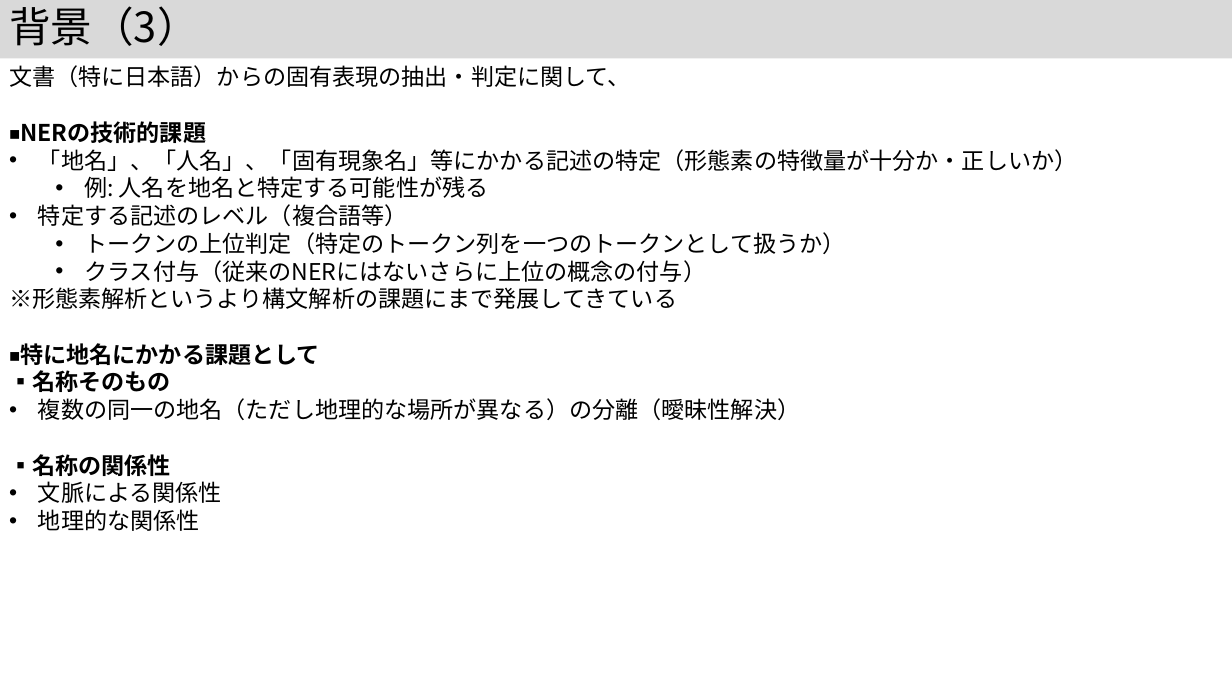
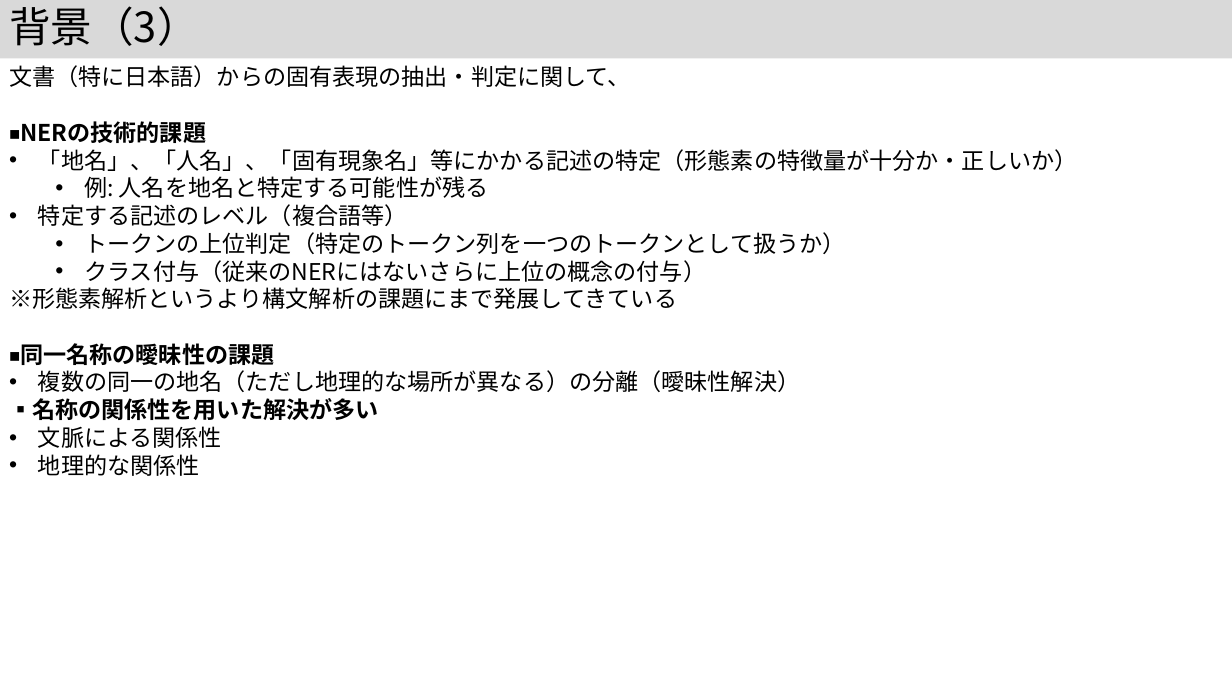
Before and after one commit to kouamano/nihongo-region-name-extract, a slide deck: slide 4 of jsik2026taikai.pptx. Drawn at 1232x693 pixels with LibreOffice and Linux fonts; fonts in the diff are those of the drawing. Boxes give left, top, right and bottom in pixels: in the first picture for what was removed or moved away, otherwise in the second. Text is boxed around its words. In the diff, an @@ line names an element or a change of style, - is before the commit and + after.

```diff
--- a/jsik2026taikai.pptx
+++ b/jsik2026taikai.pptx
@@ text at (x1=20, y1=343, x2=274, y2=365): text changed @@
-◾️特に地名にかかる課題として
-▪️名称そのもの
+◾️同一名称の曖昧性の課題
@@ text at (x1=9, y1=398, x2=379, y2=420): text changed @@
-▪️名称の関係性
+▪️名称の関係性を用いた解決が多い
```
Also in this commit, not shown: 2 other slides changed.
